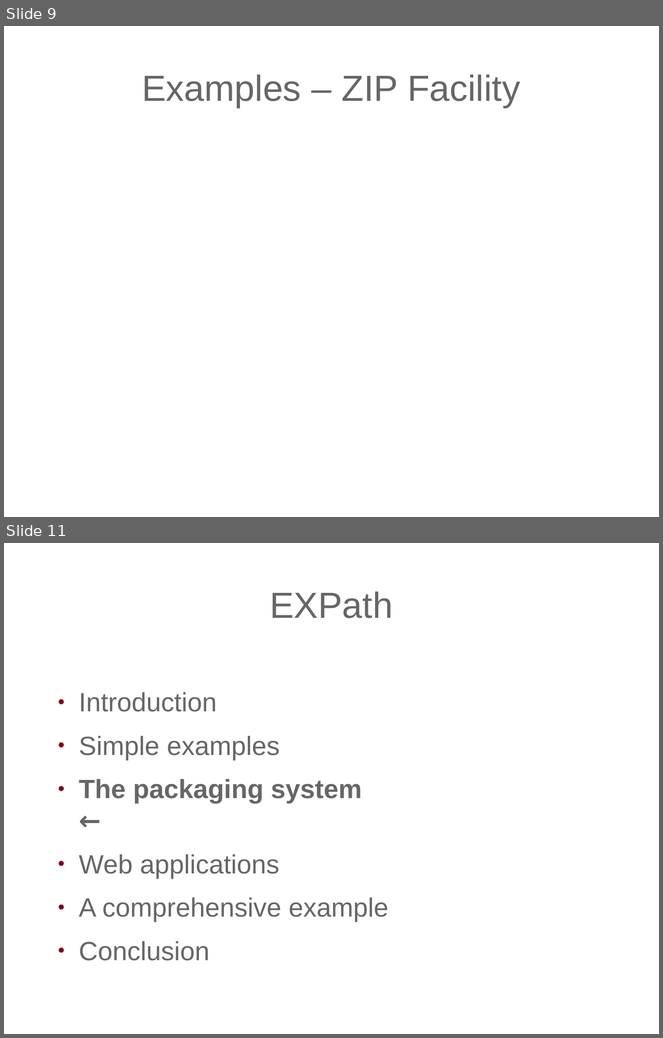
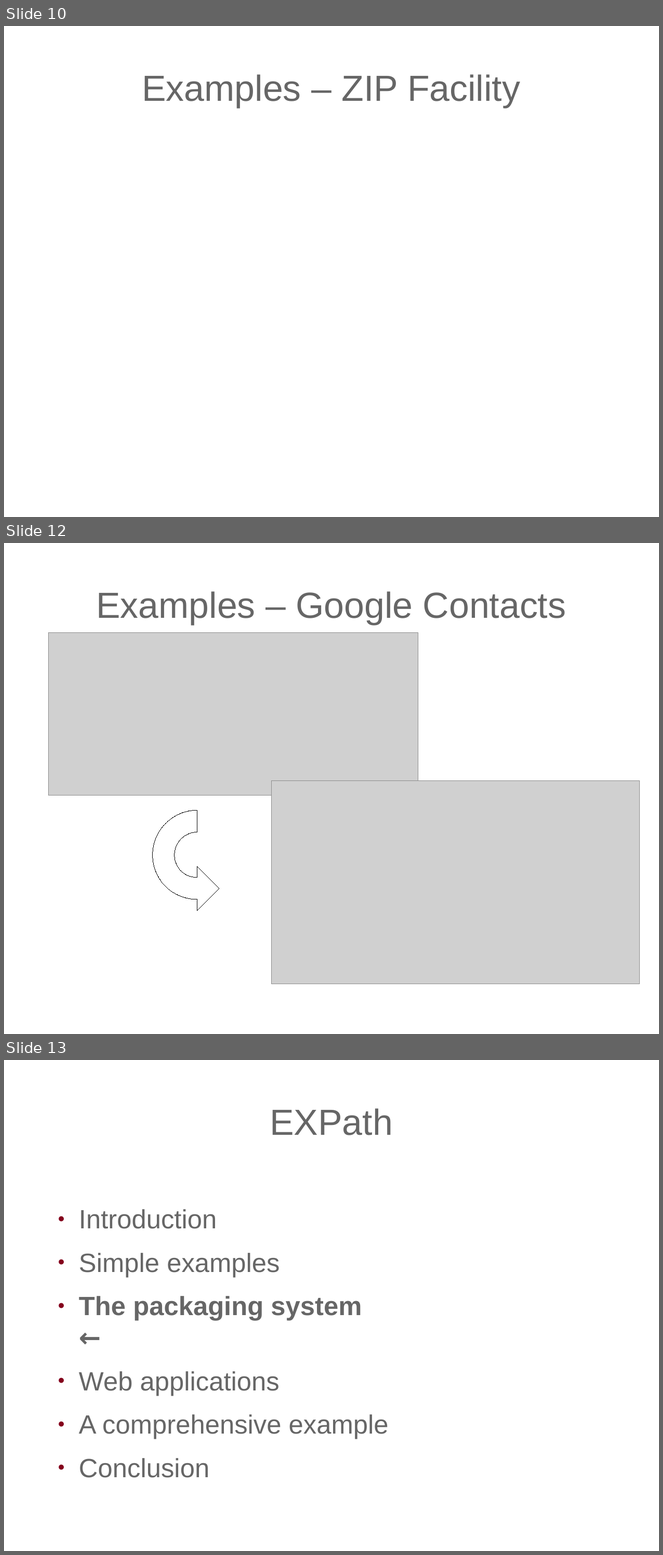
Before and after one commit to expath/expath-www, a slide deck: misc/2010-prague/presentation/fgeorges-expath.odp. Shown one above the other, each under a label of ours: slides 9 and 11 before the commit, slides 10, 12 and 13 after it; the slides between them are not shown. The pictures are 663x1038 and 663x1555 pixels, drawn with LibreOffice and Linux fonts; fonts in the diff are those of the drawing; grey boxes stand for pictures; background and template pictures are left out. Boxes give left, top, right and bottom in pixels: in the first picture for what was removed or moved away, otherwise in the second. Text is boxed around its words. In the diff, an @@ line names an element or a change of style, - is before the commit and + after.

```diff
--- a/misc/2010-prague/presentation/fgeorges-expath.odp
+++ b/misc/2010-prague/presentation/fgeorges-expath.odp
@@ slide 12 added at bbox=[4, 543, 659, 1034], background picture (left out) @@
@@ title added at bbox=[96, 591, 566, 625], 44 pt, text #666666 @@
+Examples – Google Contacts
@@ picture added at bbox=[49, 633, 418, 796] @@
@@ picture added at bbox=[272, 781, 640, 984] @@
@@ freeform shape added at bbox=[153, 811, 242, 900], fill #FFFFFF, outline #000000 0 pt @@
@@ what was slide 9 is now slide 10 @@
@@ what was slide 11 is now slide 13 @@
```
Also in this commit, not shown: 1 slide changed, 6 other slides added, 5 slides removed.
